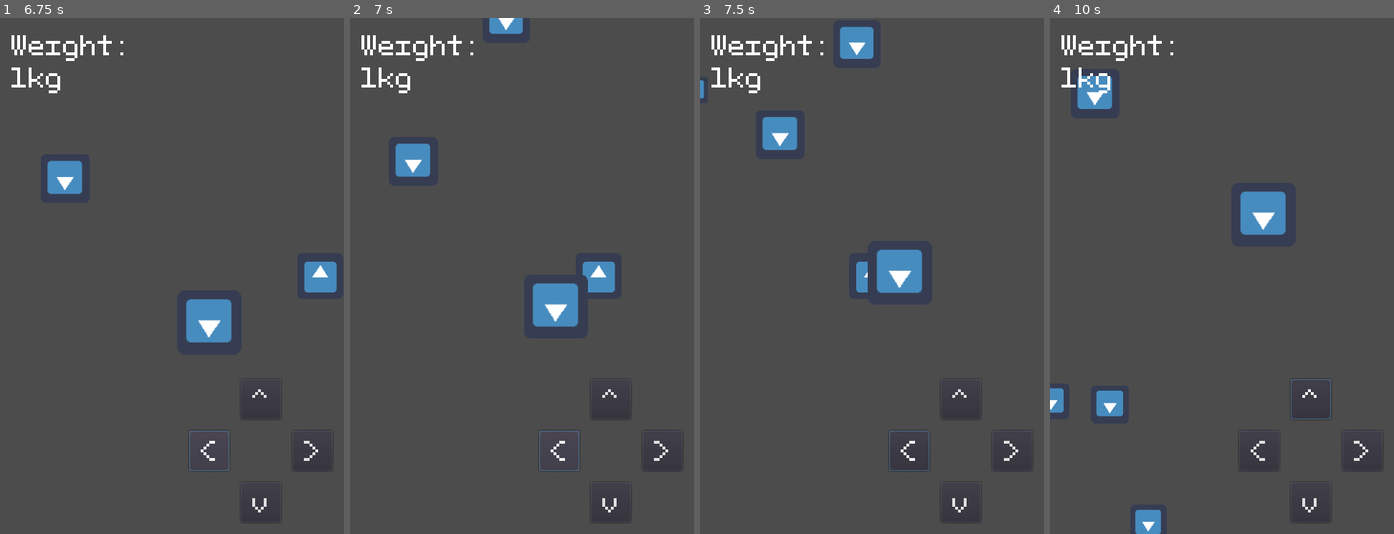
Above: before the commit, frames 1-4 (left to right).
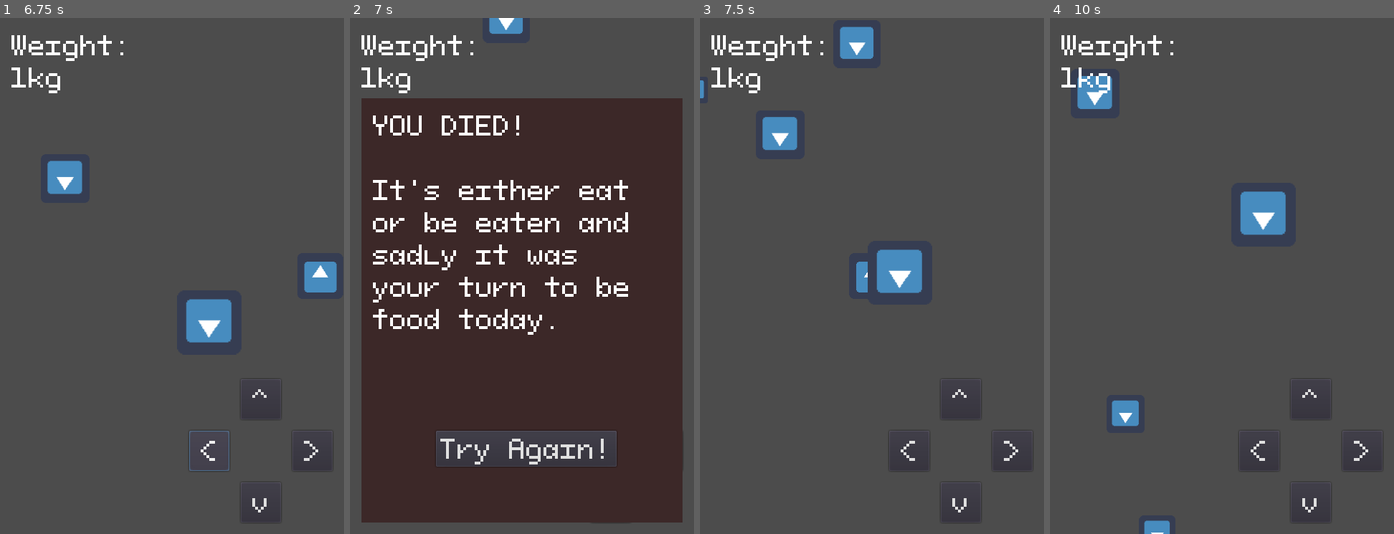
Above: after the commit, the same moments.

Repository: Demborg/scale_of_life
Game: Godot game, scene res://Main.tscn
Same seed, same stepped clock (60 frames per second), same inputs: the game is played once before the commit and once after it. The engine's default icon, where the game draws it, is replaced by a stand-in: a white triangle on a blue panel in a dark square.
Inputs (mouse positions are in pixels of both pictures, inside the frame that each line leads up to):
- Up to frame 1 (6.75 s): click "v" at 0.5 s; click "^" at 1.25 s; click "<" at 2 s; hold Right (ui_right) 2.78-3.53 s; hold Down (ui_down) 3.53-4.28 s; hold Right (ui_right) 4.28-5.03 s; hold Up (ui_up) 5.03-5.78 s; hold Left (ui_left) from 5.78 s (still down)
- Up to frame 2 (7 s): keep holding Left (ui_left)
- Up to frame 3 (7.5 s): release Left (ui_left) at 7.25 s; click (875, 446) at 7.25 s, where only the run after the commit has a clickable "Try Again!"
- Up to frame 4 (10 s): hold Down (ui_down) 8.03-8.78 s; hold Right (ui_right) 8.78-9.53 s; hold Up (ui_up) from 9.53 s (still down)

Frame 1 is identical in both runs. In frame 2, 73% of the frame differs, in the area x 3-97%, y 15-98%; in frame 3, less than 0.1%; in frame 4, 1.2%.

Commit message:
Make it so that you can die

Diff:
--- a/Control.tscn
+++ b/Control.tscn
@@ -50,6 +50,32 @@
 theme = ExtResource( 2 )
 text = ">"
 
+[node name="Death" type="ColorRect" parent="."]
+visible = false
+margin_left = 16.0
+margin_top = 112.0
+margin_right = 464.0
+margin_bottom = 704.0
+color = Color( 0.235294, 0.156863, 0.156863, 1 )
+
+[node name="RichTextLabel" type="RichTextLabel" parent="Death"]
+margin_left = 16.0
+margin_top = 16.0
+margin_right = 432.0
+margin_bottom = 336.0
+theme = ExtResource( 2 )
+text = "YOU DIED!
+
+It's either eat or be eaten and sadly it was your turn to be food today."
+
+[node name="Button" type="Button" parent="Death"]
+margin_left = 104.0
+margin_top = 464.0
+margin_right = 356.0
+margin_bottom = 514.0
+theme = ExtResource( 2 )
+text = "Try Again!"
+
 [connection signal="button_down" from="Down" to="." method="_on_Down_button_down"]
 [connection signal="button_up" from="Down" to="." method="_on_Down_button_up"]
 [connection signal="button_down" from="Up" to="." method="_on_Up_button_down"]
@@ -58,3 +84,4 @@
 [connection signal="button_up" from="Left" to="." method="_on_Left_button_up"]
 [connection signal="button_down" from="Right" to="." method="_on_Right_button_down"]
 [connection signal="button_up" from="Right" to="." method="_on_Right_button_up"]
+[connection signal="pressed" from="Death/Button" to="." method="_on_Button_pressed"]
--- a/Main.gd
+++ b/Main.gd
@@ -18,7 +18,10 @@
 
 
 func new_game():
+	$Node2D/Player.show()
 	$Node2D/Player.start($StartPosition.position)
+	$Node2D/Player.set_mass(1)
+	$Node2D.scale = Vector2(1, 1)
 	$SpawnTimer.start()
 
 func _on_SpawnTimer_timeout():
@@ -29,3 +32,11 @@
 	o.position = location.position / $Node2D.scale
 	o.compute_scale($Node2D/Player.mass * 2 * randf())
 	$Node2D.add_child(o)
+
+
+func _on_Player_hit():
+	$Node2D/Player.hide()
+	$Control.die()
+
+func _on_Control_retry():
+	new_game()
--- a/Main.tscn
+++ b/Main.tscn
@@ -31,3 +31,5 @@
 [node name="Control" parent="." instance=ExtResource( 4 )]
 
 [connection signal="timeout" from="SpawnTimer" to="." method="_on_SpawnTimer_timeout"]
+[connection signal="hit" from="Node2D/Player" to="." method="_on_Player_hit"]
+[connection signal="retry" from="Control" to="." method="_on_Control_retry"]
--- a/Player.gd
+++ b/Player.gd
@@ -18,14 +18,6 @@
 		velocity = velocity.normalized() * speed
 		position += velocity * delta
 
-
-func _on_Player_body_entered(body):
-	if body.mass < mass:
-		set_mass(mass + body.mass)
-		body.die()
-	else:
-		print("death")
-
 func start(pos):
 	position = pos
 	set_mass(1)
@@ -44,4 +36,4 @@
 		set_mass(mass + area.mass)
 		area.die()
 	else:
-		print("death")
+		emit_signal("hit")
--- a/UI.gd
+++ b/UI.gd
@@ -1,7 +1,8 @@
 extends Control
 
+signal retry
+
 func set_weight(w):
-
 	$Scale.text = "Weight:\n" + str(round(100 * w) / 100) + "kg"
 
 func _on_Up_button_down():
@@ -27,3 +28,10 @@
 
 func _on_Right_button_up():
 	Input.action_release("ui_right")
+
+func die():
+	$Death.show()
+
+func _on_Button_pressed():
+	$Death.hide()
+	emit_signal("retry")
Not shown, changed: docs/index.html
Not shown, changed: docs/index.pck
